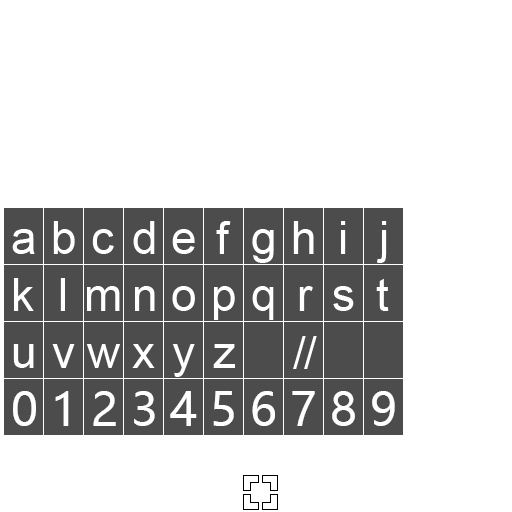
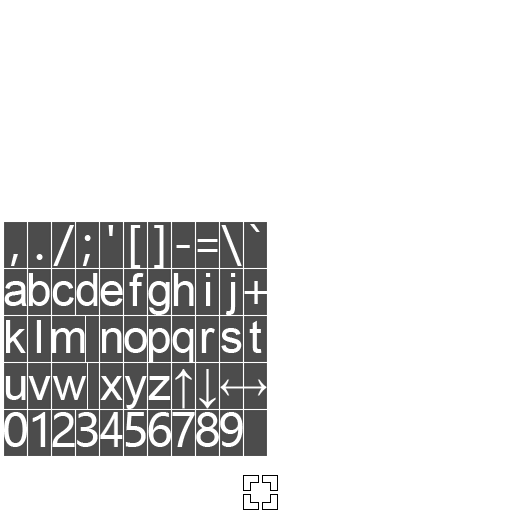
Layer changes from the first 512x512 image to the second:
removed layer "0123456789" from group "Chars" over bbox(13, 391, 395, 426)
removed layer "//" from group "Chars" over bbox(293, 336, 317, 369)
renamed "abcdefghij klmnopqrst uvwxyz" to "Char", painted on it over bbox(4, 221, 389, 447)
painted on "Back" (in "Chars") over bbox(4, 208, 403, 456)
removed layer "Back" (2nd of 2, in "Chars") (was 70%) from group "Chars" over bbox(4, 379, 403, 435)
